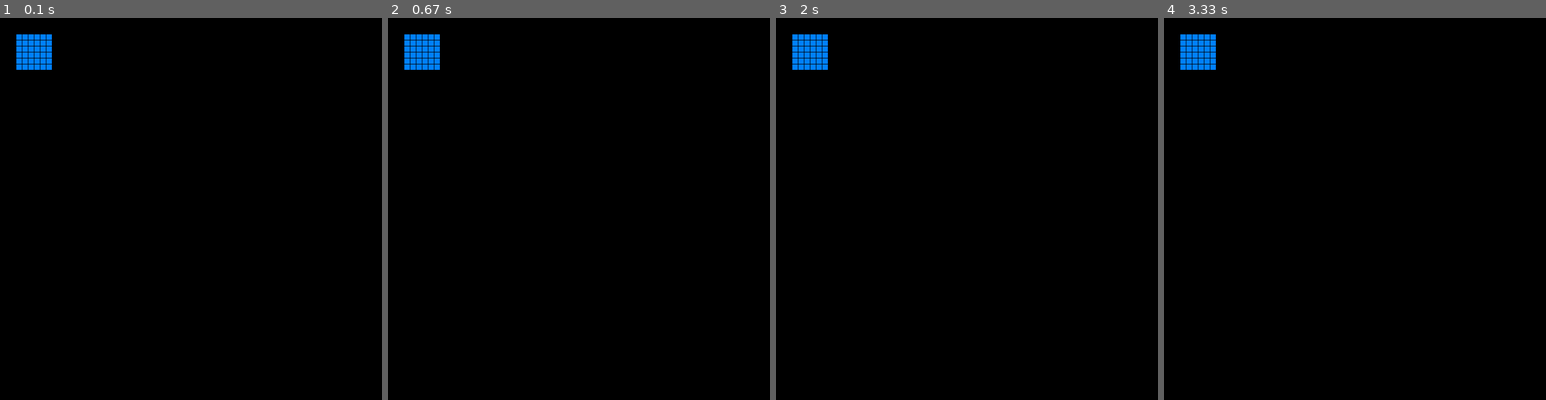
Above: before the commit, frames 1-4 (left to right).
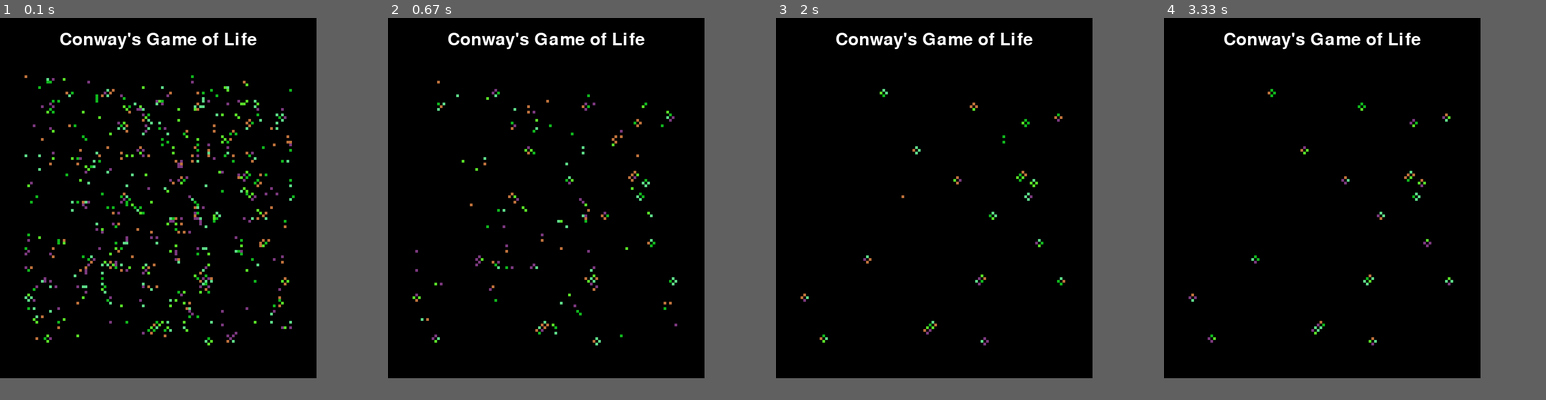
Above: after the commit, the same moments.

Repository: PratikshaJain37/Conways-Game-Of-Life-Pygame
Game: pygame game, started from main.py
Two runs of this game, one before a commit and one after it. Both use one fixed random seed, a clock stepped at 60 frames per second and the inputs below.
Inputs:
- Up to frame 1 (0.1 s): no input
- Up to frame 2 (0.67 s): no input
- Up to frame 3 (2 s): no input
- Up to frame 4 (3.33 s): no input
In our replay, the window is 700x700 before the commit and 580x660 after it. These sizes can differ from the game's own. Grey fills any space a smaller window leaves; there, only what the larger window draws over its background counts as a difference.

The runs differ from the first frame. In frame 1, 4.5% of the frame differs, in the area x 4-78%, y 3-86%; in frame 2, 2.4%; in frame 3, 1.9%; in frame 4, 1.9%.

Commit message:
v1.1: Added randomized colours, Updated Logic

Diff:
--- a/helpers.py
+++ b/helpers.py
@@ -1,53 +1,70 @@
-# Helpers.py #
+# Helpers.py - Conway's Game of Life #
+# Author: Pratiksha Jain #
 
+# ---------------------#
+
+# Imports #
 import random
 import numpy as np
 
+# ---------------------#
+
+# For updating the array
 def UpdateArray(current_status, INT):
-    updated_status = np.full((INT,INT),0)
+    updated_status = np.zeros((INT,INT), dtype=int)
     for i in range(0,INT):
         for j in range(0,INT):
 
             alive_neigh = GetAliveNeigh(i,j,current_status,INT)
-
-            updated_status[i][j] = GetStatus(alive_neigh,current_status[i,j])
-
-            print(alive_neigh, updated_status[i][j])
-
+            updated_status[i][j] = GetStatus(alive_neigh,current_status[i][j])
 
     return updated_status
 
-def GetStatus(alive_neigh,current_status_box):
+
+def GetStatus(alive_neigh, status):
     alive = 0
-    if current_status_box == 1:
+    if status == 1:
         if alive_neigh in (2,3):
             alive = 1
+        else:
+            alive = 0
     elif alive_neigh == 3:
         alive = 1
 
     return alive
 
 
-def GetAliveNeigh(x,y,current_status_array,INT):
+def GetAliveNeigh(x,y,current_status,INT):
+    '''
+    alive_neigh = 0
+
+    for i in (x-1,x+1):
+        if i < INT and i != x:
+            if current_status[i][y] == 1:
+                alive_neigh += 1
+        else:
+            i_new = i%INT
+            if current_status[i_new][y] == 1:
+                alive_neigh += 1
+
+    for j in (y-1,y+1):
+        if j < INT and j != y:
+            if current_status[x][j] == 1:
+                alive_neigh += 1
+        else:
+            j_new = j%INT
+            if current_status[j_new][y] == 1:
+                alive_neigh += 1
+
+
+    '''
 
     alive_neigh = 0
 
     for i in range(x-1,x+2):
-        if i < INT and i != x:
-            if current_status_array[i][y] == 1:
-                alive_neigh += 1
-        else:
-            i_new = i%INT
-            if current_status_array[i_new][y] == 1:
-                alive_neigh += 1
-
-    for j in range(y-1,y+2):
-        if j < INT and j != y:
-            if current_status_array[x][j] == 1:
-                alive_neigh += 1
-        else:
-            j_new = j%INT
-            if current_status_array[j_new][y] == 1:
-                alive_neigh += 1
+        for j in range(y-1,y+2):
+            if i in range(0, INT) and j in range(0,INT):
+                if i != x and j != y and current_status[i][j] == 1:
+                    alive_neigh += 1
 
     return alive_neigh
--- a/main.py
+++ b/main.py
@@ -1,4 +1,4 @@
-# Main.py #
+# Main.py - Conway's Game of Life #
 # Author: Pratiksha Jain #
 
 # ---------------------#
@@ -9,29 +9,52 @@
 from helpers import *
 import random
 import numpy as np
+import time
 
 # ---------------------#
+
+# Initialize number of rows/columns
+INT = 100
+INT_SQ = INT*INT
+
+# Initialize size of arrays
+SIZE = 5
 
 # Initialize Pygame
 pygame.init()
 
 # Initialize screen, status and clock
-screen = pygame.display.set_mode((700,700))
+screen = pygame.display.set_mode((80+INT*SIZE,160+INT*SIZE))
 running = True
 clock = pygame.time.Clock()
 
 # Defining Colors
-DARK_BLUE = (0,128,255)
-BLUE = (0,200,255)
+Colors = [(random.randint(1,256),random.randint(0,256),random.randint(0,256)) for i in range(5)]
+COLOR_DEAD = (0,0,0)
 
-# Initialize number of rows/columns
-INT = 6
-INT_SQ = INT*INT
+# Initialize Status Array
+current_status_array = np.zeros((INT,INT), dtype=int)
 
-# Initialize Status Array - Making an array with half dead and half alive
-zero = np.zeros((INT,INT//2), dtype=int)
-one = np.ones((INT,INT//2), dtype=int)
-current_status_array = np.concatenate((zero,one), axis=1)
+# ---------------------#
+
+# Make random status array
+
+for i in range(INT):
+    for j in range(INT):
+        if random.random() > 0.8:
+            current_status_array[i][j] = 1
+
+
+# ---------------------#
+
+# For Title Text to be displayed
+
+# Defining font style and size
+font = pygame.font.Font('freesansbold.ttf', 32)
+
+text_title = font.render("Conway's Game of Life", True, (255,255,255), (0,0,0))
+textRectTitle = text_title.get_rect()
+textRectTitle.center = (40+INT*SIZE/2, 40)
 
 # ---------------------#
 
@@ -40,25 +63,29 @@
 
     # Status can be dead (0) or alive(1);
     def __init__(self, x, y, alive):
-        self.alive = alive
         self.x = x
         self.y = y
+        self.alive = alive
+        self.surf = pygame.Surface((SIZE,SIZE))
+        self.rect = (40 + SIZE*self.y, 100 + SIZE*self.x)
 
-    # Function to draw python rect; color depends on alive status
-    def draw(self):
+    # Function to fill surface with color
+    def assign_color(self):
         if self.alive == 0:
-            pygame.draw.rect(screen, DARK_BLUE, Rect(30 + 11*self.y, 30 + 11*self.x, 10,10))
+            self.surf.fill(COLOR_DEAD)
         else:
-            pygame.draw.rect(screen, BLUE, Rect(30 + 11*self.y, 30 + 11*self.x, 10,10))
+            self.surf.fill(random.choice(Colors))
+        screen.blit(self.surf,self.rect)
 
-    # Function to update python rect; as per current_status_array
+    # Function to update surface; as per current_status_array
     def update(self):
         self.alive = current_status_array[self.x][self.y]
-        self.draw()
+        self.assign_color()
+
 
 # ---------------------#
 
-# Creating 64 instances of box class, and appending them to a list for accessibility
+# Creating 'INT_SQ' instances of box class, and appending them to a list for accessibility
 
 boxes = []
 
@@ -73,9 +100,8 @@
 
 # ---------------------#
 
-# Main pygame loop
+# Main python loop
 
-z = 0
 while running:
 
     # Main python quit function
@@ -83,21 +109,18 @@
         if event.type == pygame.QUIT:
             running = False
 
-    # For updating array
-    screen.lock()
-
+    # For updating array and boxes status
     current_status_array = UpdateArray(current_status_array, INT)
     for box in boxes:
         box.update()
 
+    # Display Title
+    screen.blit(text_title, textRectTitle)
 
     # Refresh screen
-    screen.unlock()
     pygame.display.update()
-    clock.tick(1)
-    print(current_status_array)
 
-    if z > 3:
-        running = False
+    # A more optimal version of the clock.tick() function, determines fps of display basically
+    time.sleep(0.5)
 
 # ---------------------#
Not shown, changed: .gitignore
